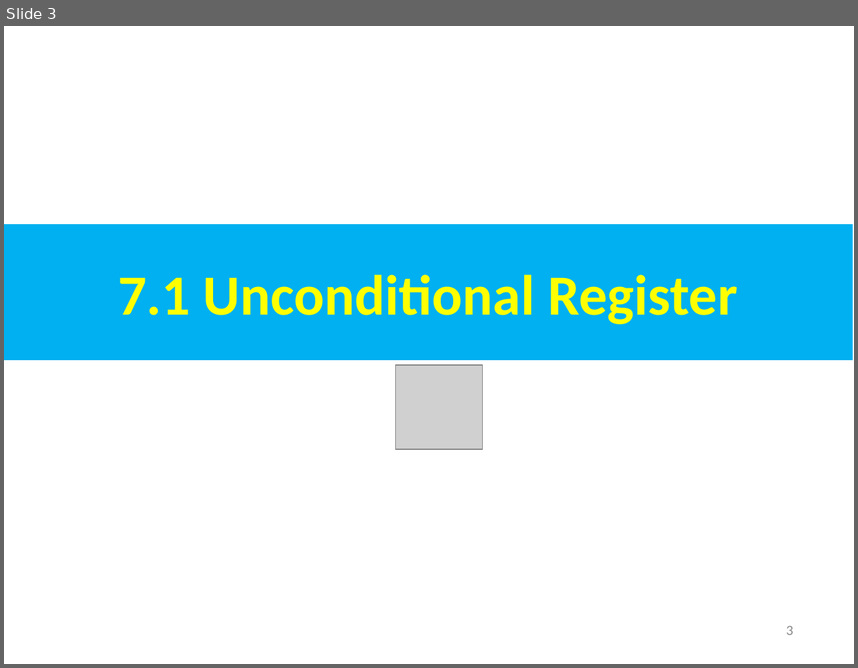
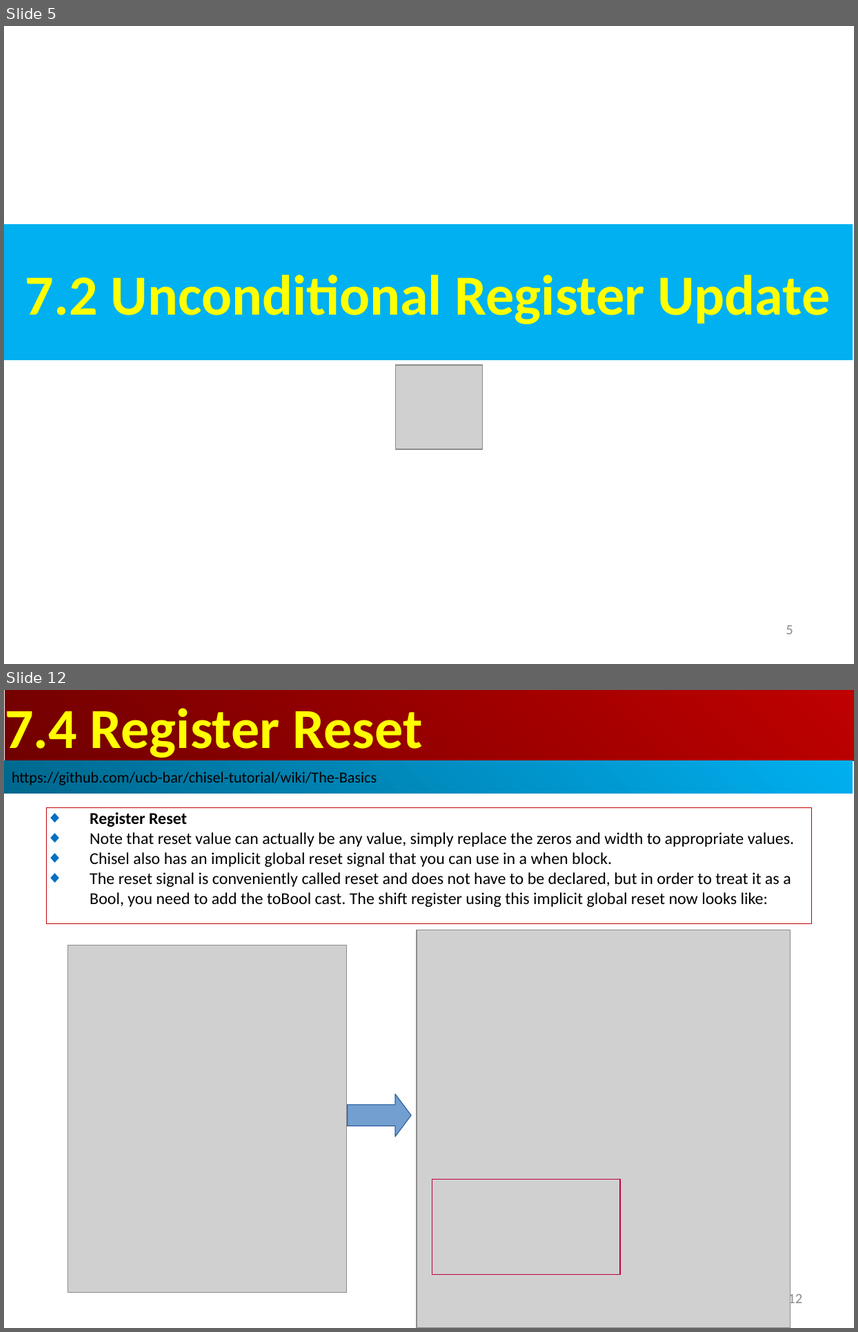
Before and after one commit to peterhchen/AIU_CS800_Chisel, a slide deck: 700_Dev_Guide/007_Register/000_Video/007_Register.ppt. Shown one above the other, each under a label of ours: slide 3 before the commit, slides 5 and 12 after it; the slides between them are not shown. The pictures are 858x668 and 858x1332 pixels, drawn with LibreOffice and Linux fonts; fonts in the diff are those of the drawing; grey boxes stand for pictures. Boxes give left, top, right and bottom in pixels: in the first picture for what was removed or moved away, otherwise in the second. Text is boxed around its words. In the diff, an @@ line names an element or a change of style, - is before the commit and + after.

```diff
--- a/700_Dev_Guide/007_Register/000_Video/007_Register.ppt
+++ b/700_Dev_Guide/007_Register/000_Video/007_Register.ppt
@@ slide 12 added at (x1=4, y1=690, x2=854, y2=1328), background #FFFFFF @@
@@ rectangle added at (x1=5, y1=690, x2=854, y2=760), fill gradient #BF0000 to #710000, 48 pt, text #FFFF00, bold @@
+7.4 Register Reset
@@ rectangle added at (x1=4, y1=760, x2=853, y2=793), fill gradient #00AFEF to #00688E, 13 pt, text #000000 @@
+https://github.com/ucb-bar/chisel-tutorial/wiki/The-Basics
@@ rectangle added at (x1=47, y1=807, x2=811, y2=924), outline #C00000 0.74 pt, 14 pt, text #000000 @@
+◆ Register Reset
+◆ Note that reset value can actually be any value, simply replace the zeros and width to appropriate values.
+◆ Chisel also has an implicit global reset signal that you can use in a when block.
+◆ The reset signal is conveniently called reset and does not have to be declared, but in order to treat it as a Bool, you need to add the toBool cast. The shift register using this implicit global reset now looks like:
@@ picture added at (x1=417, y1=929, x2=789, y2=1328) @@
@@ picture added at (x1=67, y1=945, x2=346, y2=1292) @@
@@ right arrow added at (x1=348, y1=1094, x2=411, y2=1136), fill #729FCF, outline #3465A4 0.74 pt @@
@@ rectangle added at (x1=432, y1=1179, x2=620, y2=1274), outline #BF0041 0.74 pt @@
@@ page number added at (x1=788, y1=1291, x2=802, y2=1307), 12 pt, text #8B8B8B @@
+12
@@ what was slide 3 is now slide 5 @@
@@ slide 5 changed as well @@
@@ text in rectangle at (x1=25, y1=274, x2=830, y2=324): text changed @@
-7.1 Unconditional Register
+7.2 Unconditional Register Update
@@ page number at (x1=786, y1=625, x2=793, y2=634): text changed @@
-3
+5
```
Also in this commit, not shown: 1 other slide changed, 12 other slides added.
